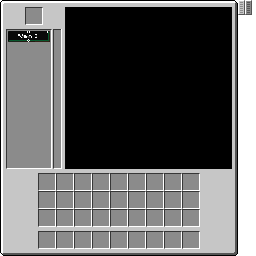
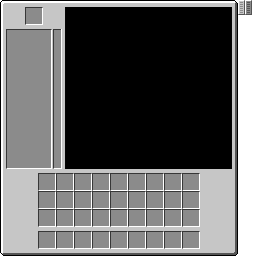
The second 256px x 256px image is a revision of the first. Changes to its layers:
hid "Layer 4" over [8, 31, 50, 42]
